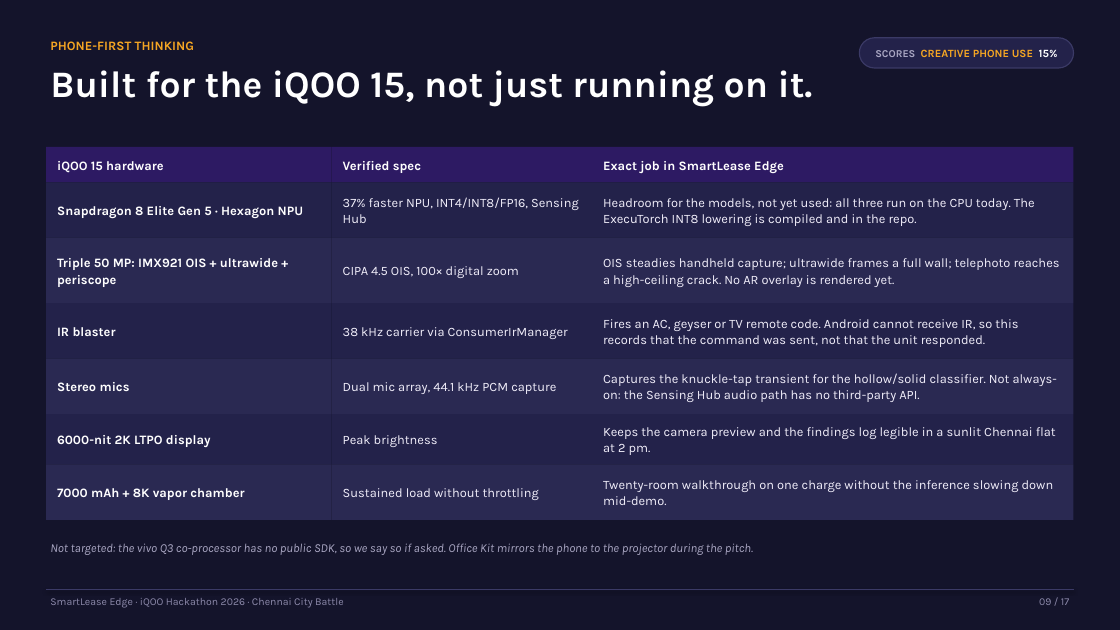
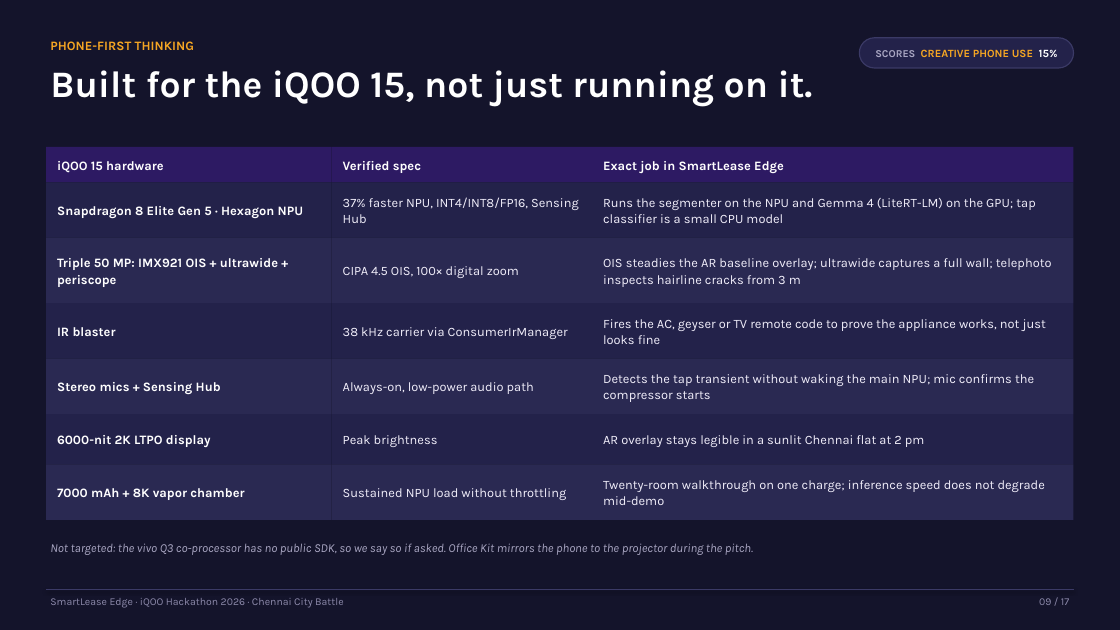
Before and after one commit to muhammedsayeedurrahman/smartlease-edge-chennai, a slide deck: slide 9 of docs/pitch/SmartLease-Edge-iQOO-Hackathon-2026.pptx. Drawn at 1120x630 pixels with LibreOffice and Linux fonts; fonts in the diff are those of the drawing. Boxes give left, top, right and bottom in pixels: in the first picture for what was removed or moved away, otherwise in the second. Text is boxed around its words. In the diff, an @@ line names an element or a change of style, - is before the commit and + after.

```diff
--- a/docs/pitch/SmartLease-Edge-iQOO-Hackathon-2026.pptx
+++ b/docs/pitch/SmartLease-Edge-iQOO-Hackathon-2026.pptx
@@ text at (603,198,1035,223): text changed @@
-Headroom for the models, not yet used: all three run on the CPU today. The ExecuTorch INT8 lowering is compiled and in the repo.
+Runs the segmenter on the NPU and Gemma 4 (LiteRT-LM) on the GPU; tap classifier is a small CPU model
@@ text at (603,258,1052,287): text changed @@
-OIS steadies handheld capture; ultrawide frames a full wall; telephoto reaches a high-ceiling crack. No AR overlay is rendered yet.
+OIS steadies the AR baseline overlay; ultrawide captures a full wall; telephoto inspects hairline cracks from 3 m
@@ text at (603,319,1046,344): text changed @@
-Fires an AC, geyser or TV remote code. Android cannot receive IR, so this records that the command was sent, not that the unit responded.
+Fires the AC, geyser or TV remote code to prove the appliance works, not just looks fine
@@ text at (57,382,221,394): text changed @@
-Stereo mics
+Stereo mics + Sensing Hub
@@ text at (343,382,534,394): text changed @@
-Dual mic array, 44.1 kHz PCM capture
+Always-on, low-power audio path
@@ text at (603,374,1034,402): text changed @@
-Captures the knuckle-tap transient for the hollow/solid classifier. Not always-on: the Sensing Hub audio path has no third-party API.
+Detects the tap transient without waking the main NPU; mic confirms the compressor starts
@@ text at (603,435,925,447): text changed @@
-Keeps the camera preview and the findings log legible in a sunlit Chennai flat at 2 pm.
+AR overlay stays legible in a sunlit Chennai flat at 2 pm
@@ text at (343,488,566,500): text changed @@
-Sustained load without throttling
+Sustained NPU load without throttling
@@ text at (603,480,1045,505): text changed @@
-Twenty-room walkthrough on one charge without the inference slowing down mid-demo.
+Twenty-room walkthrough on one charge; inference speed does not degrade mid-demo
```
Also in this commit, not shown: 14 other slides changed.
